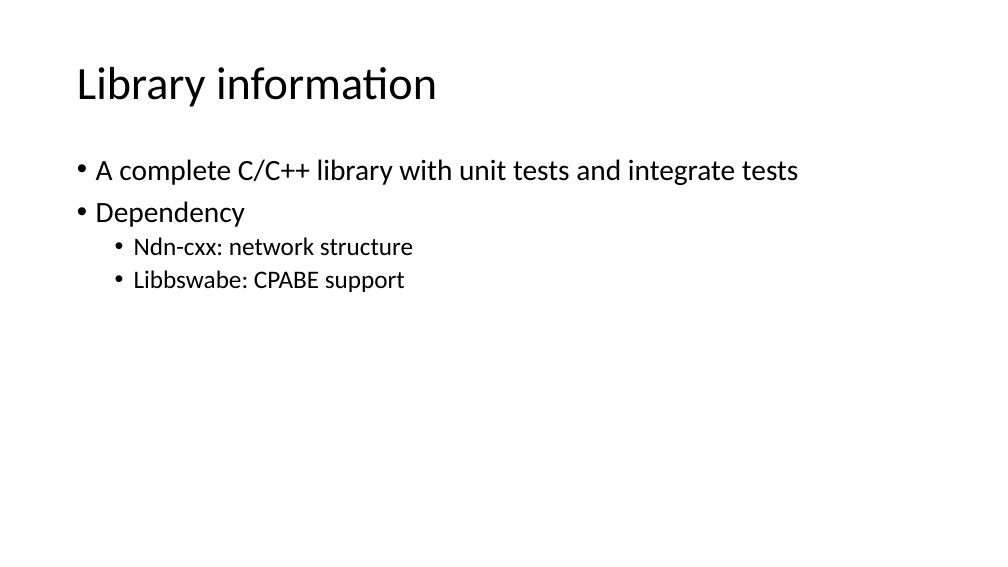
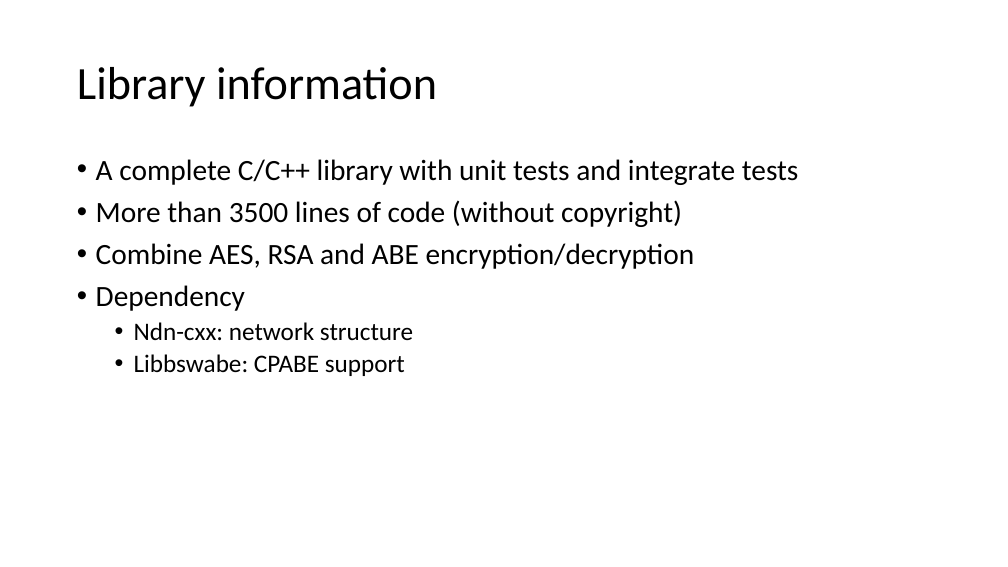
Before and after one commit to UCLA-IRL/NAC-ABE, a slide deck: slide 2 of docs/Proj-Presentation.pptx. Drawn at 1008x567 pixels with LibreOffice and Linux fonts; fonts in the diff are those of the drawing. Boxes give left, top, right and bottom in pixels: in the first picture for what was removed or moved away, otherwise in the second. Text is boxed around its words. In the diff, an @@ line names an element or a change of style, - is before the commit and + after.

```diff
--- a/docs/Proj-Presentation.pptx
+++ b/docs/Proj-Presentation.pptx
@@ text at (x1=96, y1=200, x2=695, y2=269): paragraphs added @@
+• More than 3500 lines of code (without copyright)
+• Combine AES, RSA and ABE encryption/decryption
```
Also in this commit, not shown: 1 other slide changed, 2 other files.
